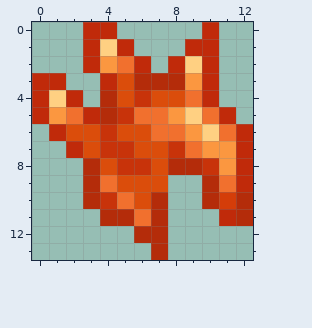
Two versions of one pixel-art sprite, Items/Armor/Daybreaker_Helmet.png. Above, as it was before the edit.
The file is 26x28 pixels, drawn in blocks of 2x2; one block is one cell here.
The same view after the edit:
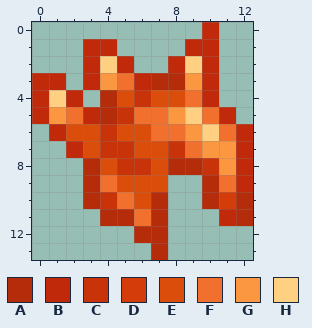
Palette (. is transparent): A #b42c0a  B #c02a0a  C #c8330a  D #d43d09  E #db4d0b  F #f1702e  G #fb9740  H #ffd082
From old to new:
{"y":0,"x":3,"old":"BB","new":".."}
{"y":1,"x":4,"old":"HB","new":"B."}
{"y":2,"x":4,"old":"GFB","new":"HB."}
{"y":3,"x":3,"old":".BEA","new":"BGFB"}
{"label":"changed","picture_box":[83,22,151,90]}
